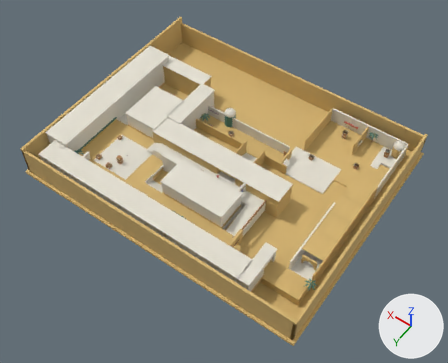
A saved change to the Blender file art_source/dust_flavor.blend.
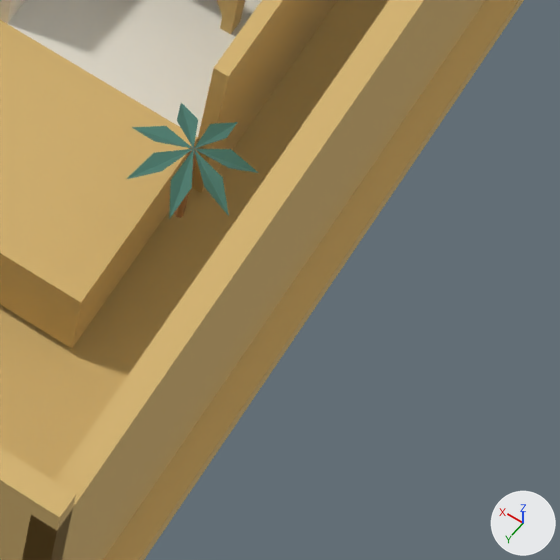
The first picture shows the older version from a 50 mm camera at (-118.3, 102.8, 179.2) aimed at (-34.7, -14.2, -4.7). The close-ups show the older and then the newer version on the part from 65% to 78% of the width and 74% to 91% of the height of that picture. Only the edits that show in the close-ups are written down. The lights are fixed; the arrows at lower right show +X, +Y and +Z.

In view in the first close-up: 'NorthBoundary', 'SafetyFoundation', 'WestBoundary', 'floor_tunnel_long_link', 'palm_frond', 'palm_frond.001', 'palm_frond.002', 'palm_frond.003', 'palm_frond.004', 'palm_frond.005', 'palm_frond.006', 'palm_trunk', 'tunnel_ascent', 'tunnel_wall_w' and 2 more.
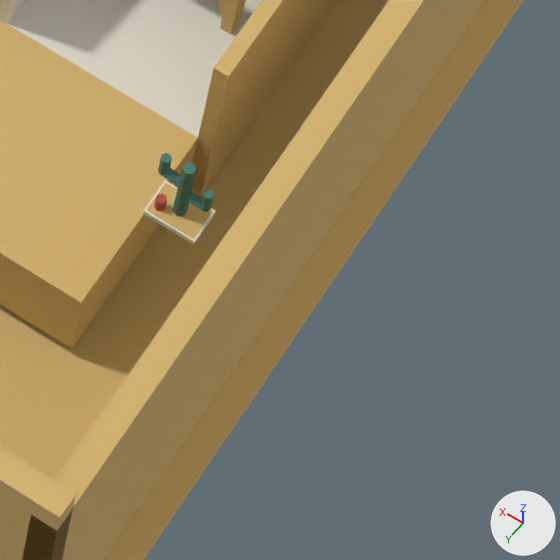
What differs and where, as boxes (x1, y1, x2, y2) in the close-ups (560 x 560 px):
'cactus_0_soil', added
    after: (147, 183, 212, 239)
'palm_frond.002', deleted (green)
    before: (169, 149, 194, 219)
'palm_frond.003', deleted (green)
    before: (194, 150, 229, 216)
'palm_frond.001', deleted (green)
    before: (127, 149, 193, 179)
'cactus_0_trunk', added (green)
    after: (172, 161, 196, 216)
'palm_frond.004', deleted (green)
    before: (195, 149, 259, 173)
'palm_frond', deleted (green)
    before: (132, 126, 193, 149)
'cactus_0_bed', added
    after: (143, 180, 216, 244)
'palm_frond.005', deleted (green)
    before: (194, 122, 238, 148)
'palm_frond.006', deleted (green)
    before: (177, 103, 198, 149)
'palm_trunk', deleted
    before: (174, 146, 198, 218)
'cactus_0_upright_0', added
    after: (201, 189, 214, 212)
'cactus_0_upright_1', added
    after: (158, 153, 172, 175)
'cactus_0_pot', added
    after: (154, 193, 167, 211)
'cactus_0_arm_0', added (mostly hidden)
    after: (184, 192, 203, 211)
'cactus_0_arm_1', added (mostly hidden)
    after: (161, 168, 181, 186)

Edits to the bpy script that builds the scene:
```text
Remove ob_palm_trunk:
    ob_palm_trunk = bpy.data.objects.new('palm_trunk', me_palm_trunk)
Remove ob_palm_frond:
    ob_palm_frond = bpy.data.objects.new('palm_frond', me_palm_frond)
Remove ob_palm_frond_001:
    ob_palm_frond_001 = bpy.data.objects.new('palm_frond.001', me_palm_frond_001)
Remove ob_palm_frond_002:
    ob_palm_frond_002 = bpy.data.objects.new('palm_frond.002', me_palm_frond_002)
Remove ob_palm_frond_003:
    ob_palm_frond_003 = bpy.data.objects.new('palm_frond.003', me_palm_frond_003)
Remove ob_palm_frond_004:
    ob_palm_frond_004 = bpy.data.objects.new('palm_frond.004', me_palm_frond_004)
Remove ob_palm_frond_005:
    ob_palm_frond_005 = bpy.data.objects.new('palm_frond.005', me_palm_frond_005)
Remove ob_palm_frond_006:
    ob_palm_frond_006 = bpy.data.objects.new('palm_frond.006', me_palm_frond_006)
Add ob_cactus_0_pot:
    ob_cactus_0_pot = bpy.data.objects.new('cactus_0_pot', me_cactus_0_pot)  # a 7-sided cylinder along z spanning x -0.195..0.195, y -0.18..0.2, z -0.3..0.3; in mat_red (red #b65745)
    ob_cactus_0_pot.location = (-84.35, 9.28, 0.54)
Add ob_cactus_0_upright_1:
    ob_cactus_0_upright_1 = bpy.data.objects.new('cactus_0_upright_1', me_cactus_0_upright_1)  # a 7-sided cylinder along z spanning x -0.195..0.195, y -0.18..0.2, z -0.475..0.475; in mat_green (green #4d7d70)
    ob_cactus_0_upright_1.location = (-84.1, 9.0, 2.61)
Add ob_cactus_0_arm_1:
    ob_cactus_0_arm_1 = bpy.data.objects.new('cactus_0_arm_1', me_cactus_0_arm_1)  # a 7-sided cylinder along x spanning x -0.45..0.45, y -0.18..0.2, z -0.195..0.195; in mat_green (green #4d7d70)
    ob_cactus_0_arm_1.location = (-84.55, 9.0, 2.16)
Add ob_cactus_0_upright_0:
    ob_cactus_0_upright_0 = bpy.data.objects.new('cactus_0_upright_0', me_cactus_0_upright_1.copy())
    ob_cactus_0_upright_0.location = (-85.9, 9.0, 1.93)
Add ob_cactus_0_arm_0:
    ob_cactus_0_arm_0 = bpy.data.objects.new('cactus_0_arm_0', me_cactus_0_arm_1.copy())
    ob_cactus_0_arm_0.location = (-85.45, 9.0, 1.48)
Add ob_cactus_0_trunk:
    ob_cactus_0_trunk = bpy.data.objects.new('cactus_0_trunk', me_cactus_0_trunk)  # a 7-sided cylinder along z spanning x -0.25..0.25, y -0.23..0.26, z -1.55..1.55; in mat_green (green #4d7d70)
    ob_cactus_0_trunk.location = (-85.0, 9.0, 1.79)
Add ob_cactus_0_soil:
    ob_cactus_0_soil = bpy.data.objects.new('cactus_0_soil', me_cactus_0_soil)  # a box spanning x -0.96..0.96, y -0.66..0.66, z -0.02..0.02; in mat_sand (beige #d5b471)
    ob_cactus_0_soil.location = (-85.0, 9.0, 0.22)
Add ob_cactus_0_bed:
    ob_cactus_0_bed = bpy.data.objects.new('cactus_0_bed', me_cactus_0_bed)  # a box spanning x -1.05..1.05, y -0.75..0.75, z -0.1..0.1; in mat_cream (white #e5e0d2)
    ob_cactus_0_bed.location = (-85.0, 9.0, 0.1)
```
